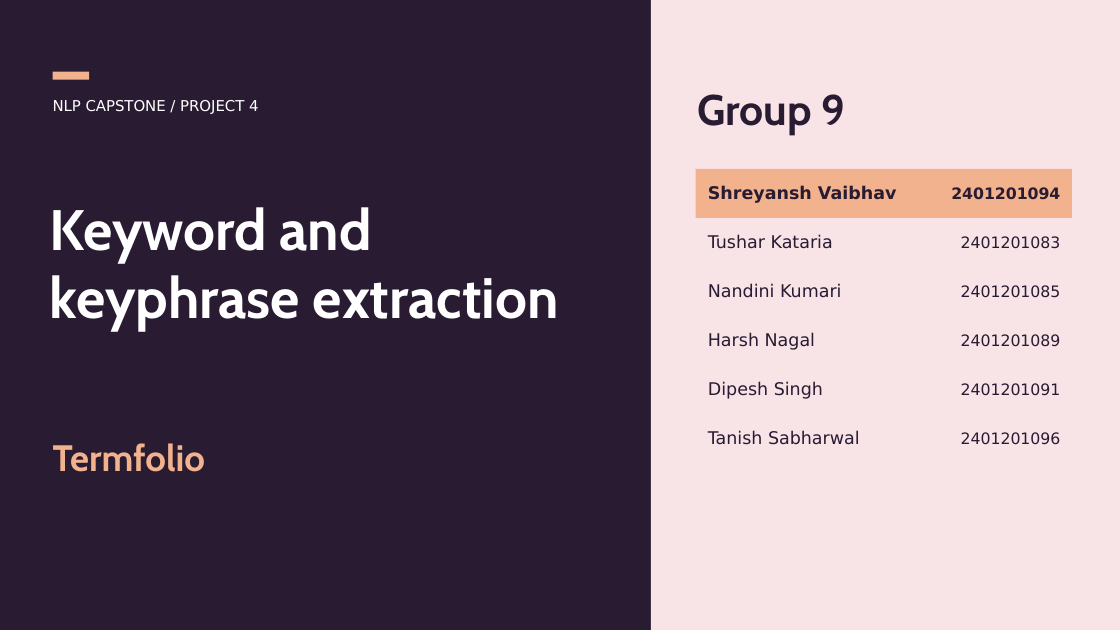
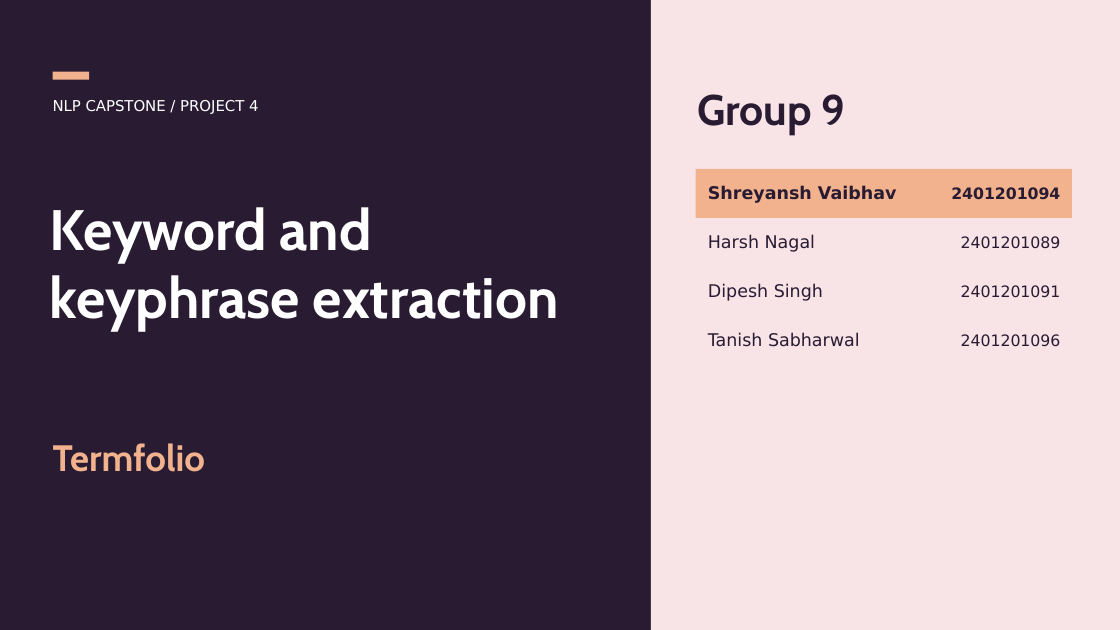
Before and after one commit to ShreyanshVaibhaw/termfolio, a slide deck: slide 1 of presentation/Termfolio - Group 9.pptx. Drawn at 1120x630 pixels with LibreOffice and Linux fonts; fonts in the diff are those of the drawing. Boxes give left, top, right and bottom in pixels: in the first picture for what was removed or moved away, otherwise in the second. Text is boxed around its words. In the diff, an @@ line names an element or a change of style, - is before the commit and + after.

```diff
--- a/presentation/Termfolio - Group 9.pptx
+++ b/presentation/Termfolio - Group 9.pptx
@@ text at [708,235,815,252]: text changed @@
-Tushar Kataria
+Harsh Nagal
@@ text at [961,236,1061,249]: text changed @@
-2401201083
+2401201089
@@ text at [708,284,823,301]: text changed @@
-Nandini Kumari
+Dipesh Singh
@@ text at [961,285,1061,298]: text changed @@
-2401201085
+2401201091
@@ text at [708,333,860,347]: text changed @@
-Harsh Nagal
+Tanish Sabharwal
@@ text at [961,334,1061,347]: text changed @@
-2401201089
+2401201096
@@ text removed at [708,382,823,399] @@
-Dipesh Singh
@@ text removed at [961,383,1061,396] @@
-2401201091
@@ text removed at [708,431,860,445] @@
-Tanish Sabharwal
@@ text removed at [961,432,1061,445] @@
-2401201096
```
Also in this commit, not shown: 4 other files.
